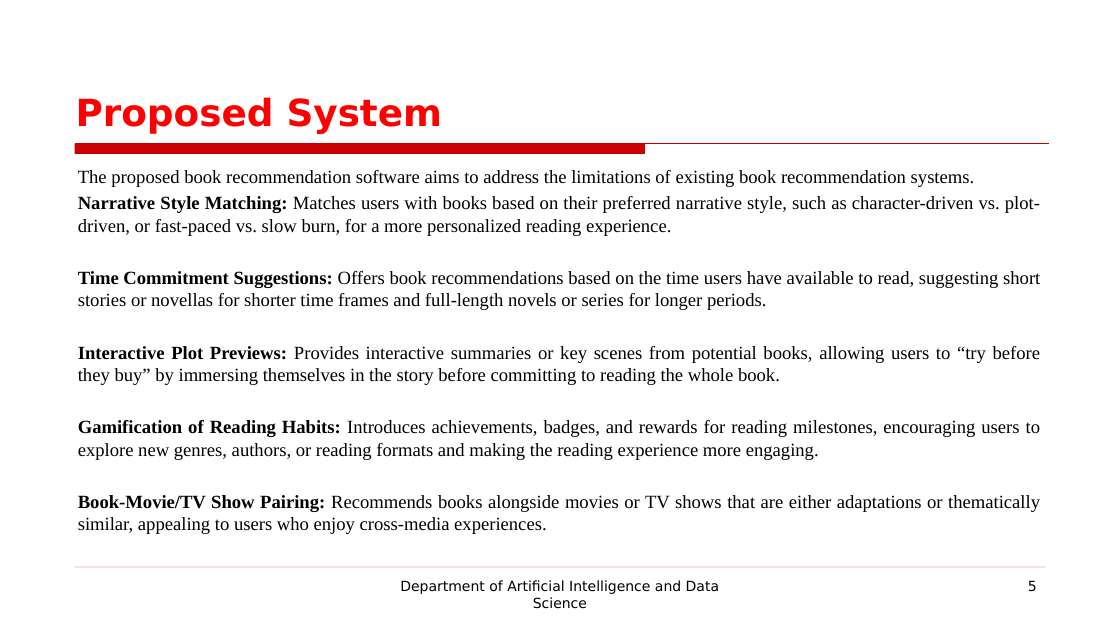
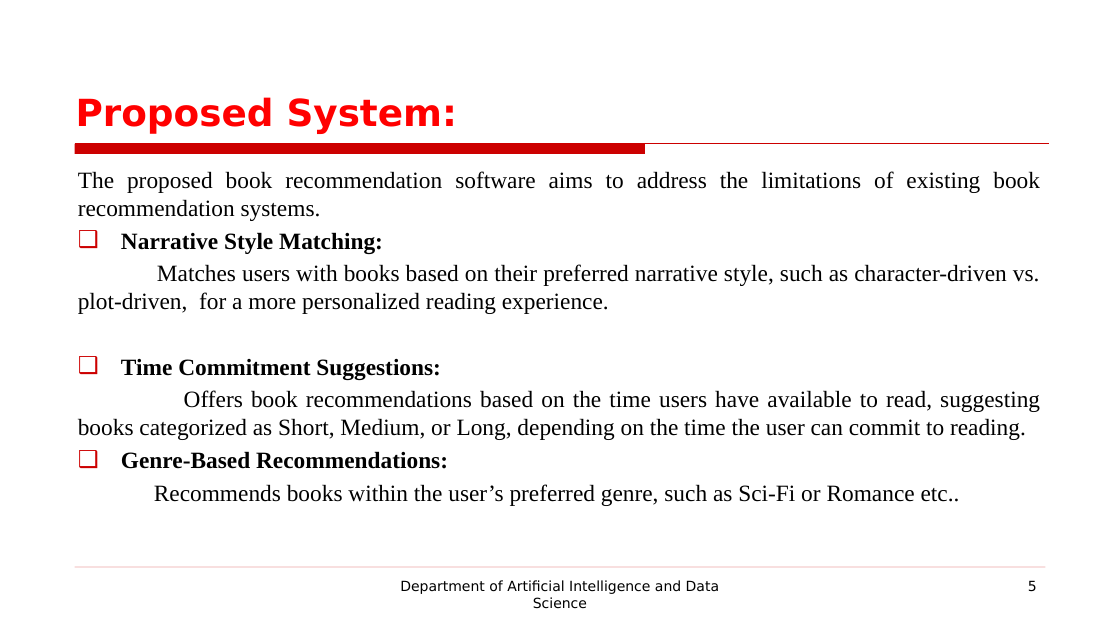
Before and after one commit to prasannak17/221801037_AD19541_SE, a slide deck: slide 5 of SE LAB EXAM PPT.pptx. Drawn at 1120x630 pixels with LibreOffice and Linux fonts; fonts in the diff are those of the drawing; background and template pictures are left out. Boxes give left, top, right and bottom in pixels: in the first picture for what was removed or moved away, otherwise in the second. Text is boxed around its words. In the diff, an @@ line names an element or a change of style, - is before the commit and + after.

```diff
--- a/SE LAB EXAM PPT.pptx
+++ b/SE LAB EXAM PPT.pptx
@@ title at box(76, 97, 457, 134): text changed @@
-Proposed System
+Proposed System:
@@ text at box(78, 171, 1040, 221): size 16 to 20 pt in "The proposed book recommendation software aims to ..." @@
@@ text at box(78, 232, 1040, 506): text changed; size 16 to 20 pt @@
-Narrative Style Matching: Matches users with books based on their preferred narrative style, such as character-driven vs. plot-driven, or fast-paced vs. slow burn, for a more personalized reading experience.
-Time Commitment Suggestions: Offers book recommendations based on the time users have available to read, suggesting short stories or novellas for shorter time frames and full-length novels or series for longer periods.
-Interactive Plot Previews: Provides interactive summaries or key scenes from potential books, allowing users to “try before they buy” by immersing themselves in the story before committing to reading the whole book.
-Gamification of Reading Habits: Introduces achievements, badges, and rewards for reading milestones, encouraging users to explore new genres, authors, or reading formats and making the reading experience more engaging.
-Book-Movie/TV Show Pairing: Recommends books alongside movies or TV shows that are either adaptations or thematically similar, appealing to users who enjoy cross-media experiences.
+❑ Narrative Style Matching:
+Matches users with books based on their preferred narrative style, such as character-driven vs. plot-driven, for a more personalized reading experience.
+❑ Time Commitment Suggestions:
+Offers book recommendations based on the time users have available to read, suggesting books categorized as Short, Medium, or Long, depending on the time the user can commit to reading.
+❑ Genre-Based Recommendations:
+Recommends books within the user’s preferred genre, such as Sci-Fi or Romance etc..
```
Also in this commit, not shown: 16 other slides changed.
